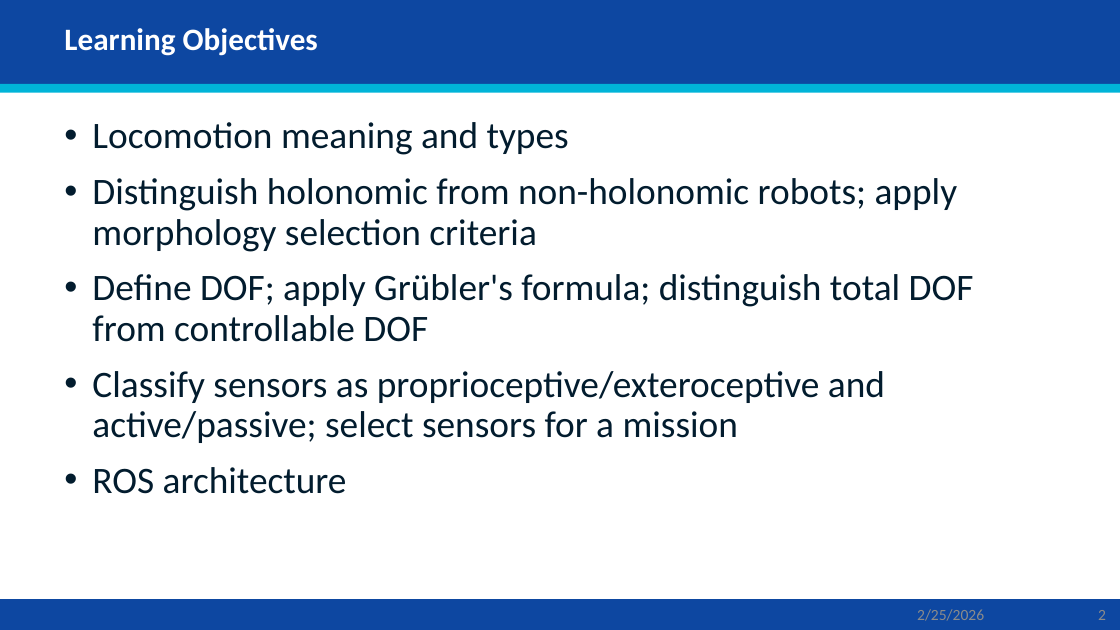
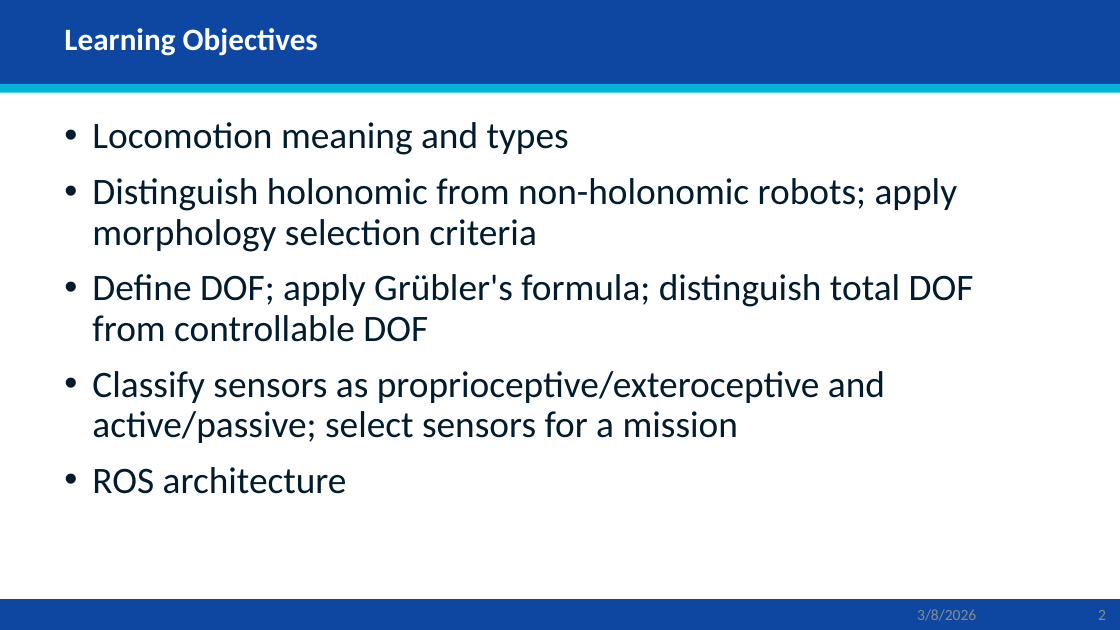
Before and after one commit to AbbadiAhmad/mobile_robots_course, a slide deck: slide 2 of Slides/Mod02/Mod02.pptx. Drawn at 1120x630 pixels with LibreOffice and Linux fonts; fonts in the diff are those of the drawing. Boxes give left, top, right and bottom in pixels: in the first picture for what was removed or moved away, otherwise in the second. Text is boxed around its words. In the diff, an @@ line names an element or a change of style, - is before the commit and + after.

```diff
--- a/Slides/Mod02/Mod02.pptx
+++ b/Slides/Mod02/Mod02.pptx
@@ text at [917,609,976,621]: text changed @@
-2/25/2026
+3/8/2026
```
Also in this commit, not shown: 56 other slides changed, 2 other files.
